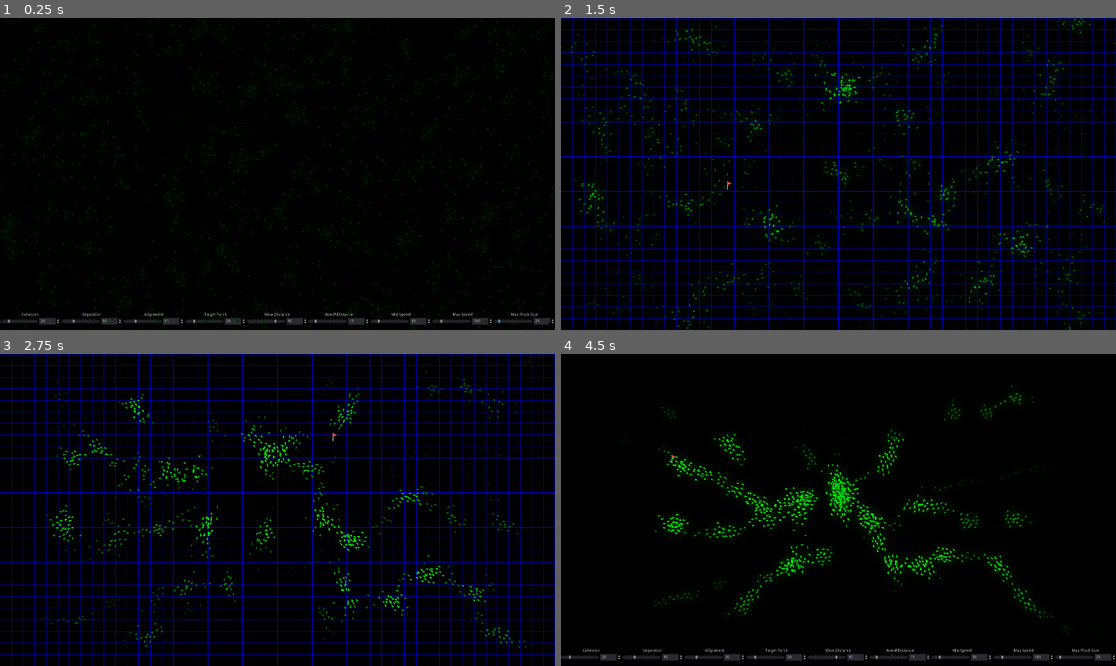
Above: before the commit, frames 1-4 (two rows, left to right).
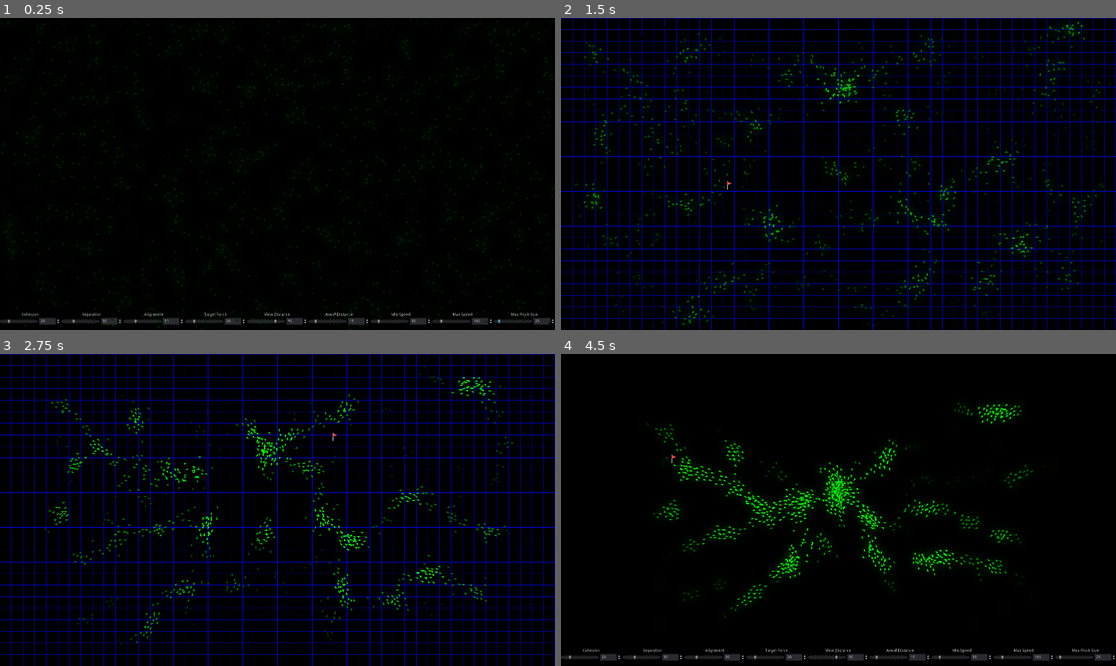
Above: after the commit, the same moments.

Repository: kyrick/godot-boids-acceleration-structure
Game: Godot game, scene res://Levels/RandomSpawn/RandomSpawn.tscn
Same seed, same stepped clock (60 frames per second), same inputs: the game is played once before the commit and once after it.
Inputs (mouse positions are in pixels of both pictures, inside the frame that each line leads up to):
- Up to frame 1 (0.25 s): no input
- Up to frame 2 (1.5 s): move the mouse to (838, 174) at 0.52 s; tap Space (toggle_controls) at 0.6 s; click (838, 174) at 0.67 s; move the mouse to (727, 189) at 1.27 s; tap G (toggle_grid) at 1.35 s; click (727, 189) at 1.42 s
- Up to frame 3 (2.75 s): move the mouse to (333, 441) at 2.02 s; tap V (toggle_view_radius) at 2.1 s; click (333, 441) at 2.17 s
- Up to frame 4 (4.5 s): move the mouse to (810, 572) at 2.77 s; tap Space (toggle_controls) at 2.85 s; click (810, 572) at 2.92 s; move the mouse to (1005, 556) at 3.52 s; tap G (toggle_grid) at 3.6 s; click (1005, 556) at 3.67 s; move the mouse to (672, 463) at 4.27 s; tap V (toggle_view_radius) at 4.35 s; click (672, 463) at 4.42 s

The runs differ from the first frame. In frame 1, 0.1% of the frame differs, in the area x 0-100%, y 0-100%; in frame 2, 1.5%; in frame 3, 2.4%; in frame 4, 3.2%, in the area x 15-92%, y 10-90%.

Commit message:
avoid screen edges

Diff:
--- a/Actors/Boid/Boid.gd
+++ b/Actors/Boid/Boid.gd
@@ -9,13 +9,15 @@
 export(float) var view_distance: = 50.0
 export(float) var avoid_distance: = 15.0
 export(int) var max_flock_size: = 15
+export(float) var screen_avoid_force: = 10.0
 
 onready var screen_size = get_viewport_rect().size
 
 
 var _target: Vector2
 var velocity: Vector2
-var target_follow = false
+var target_follow: = false
+var stay_on_screen: = true
 
 # a 2D array of "cells"
 var flock = []
@@ -33,7 +35,12 @@
 
 func process(delta):
 	position += velocity * delta
-	wrap_screen()
+
+	var screen_avoid_vector = Vector2.ZERO
+	if stay_on_screen:
+		screen_avoid_vector = avoid_screen_edge() * screen_avoid_force
+	else:
+		wrap_screen()
 
 	# get cohesion, alginment, and separation vectors
 	var vectors = get_flock_status()
@@ -44,7 +51,7 @@
 	var separation_vector = vectors[2] * separation
 	flock_size = vectors[3]
 
-	var acceleration = align_vector + cohesion_vector + separation_vector
+	var acceleration = align_vector + cohesion_vector + separation_vector + screen_avoid_vector
 	if target_follow:
 		var mouse_vector = global_position.direction_to(_target) * target_force
 		acceleration += mouse_vector
@@ -81,6 +88,7 @@
 				if d < avoid_distance:
 					avoid_vector -= other_pos - global_position
 
+
 	if other_count:
 		align_vector /= other_count
 		flock_center /= other_count
@@ -97,6 +105,19 @@
 	randomize()
 	return Vector2(rand_range(0, screen_size.x), rand_range(0, screen_size.y))
 
+
+func avoid_screen_edge():
+	var edge_avoid_vector: = Vector2.ZERO
+	if position.x - avoid_distance < 0:
+		edge_avoid_vector.x = 1
+	elif position.x + avoid_distance > screen_size.x:
+		edge_avoid_vector.x = -1
+	if position.y - avoid_distance < 0:
+		edge_avoid_vector.y = 1
+	elif position.y + avoid_distance > screen_size.y:
+		edge_avoid_vector.y = -1
+
+	return edge_avoid_vector.normalized()
 
 func wrap_screen():
 	position.x = wrapf(position.x, 0, screen_size.x)
--- a/Nodes/AccelStruct/AccelStructure.gd
+++ b/Nodes/AccelStruct/AccelStructure.gd
@@ -22,7 +22,10 @@
 
 
 func scale_point(vector: Vector2) -> Vector2:
-	return(vector / _scale).floor()
+	var scaled_point = (vector / _scale).floor()
+	scaled_point.x = min(max(scaled_point.x, 0), size.x)
+	scaled_point.y = min(max(scaled_point.y, 0), size.y)
+	return scaled_point
 
 
 func add_body(body: Node2D, scaled_point: Vector2) -> void:
@@ -30,27 +33,36 @@
 
 
 func get_bodies(scaled_point: Vector2):
-	var x = scaled_point.x
-	var y = scaled_point.y
+	# keep the points in bounds
+	var x = min(max(scaled_point.x, 0), size.x)
+	var y = min(max(scaled_point.y, 0), size.y)
 
 	var bodies = [_cells[x][y]]
 
-	var up = wrapi(y - 1, 0, size.y)
-	var down = wrapi(y + 1, 0, size.y)
-	var left = wrapi(x - 1, 0, size.x)
-	var right = wrapi(x + 1, 0, size.x)
+	var up = y - 1
+	var down = y + 1
+	var left = x - 1
+	var right = x + 1
 
 	# up
-	bodies.append(_cells[x][up])
-	bodies.append(_cells[left][up])
-	bodies.append(_cells[right][up])
+	if up > 0:
+		bodies.append(_cells[x][up])
+		if left > 0:
+			bodies.append(_cells[left][up])
+		if right <= size.x:
+			bodies.append(_cells[right][up])
 	# down
-	bodies.append(_cells[x][down])
-	bodies.append(_cells[left][down])
-	bodies.append(_cells[right][down])
+	if down <= size.y:
+		bodies.append(_cells[x][down])
+		if left > 0:
+			bodies.append(_cells[left][down])
+		if right <= size.x:
+			bodies.append(_cells[right][down])
 
 	# left and right
-	bodies.append(_cells[left][y])
-	bodies.append(_cells[right][y])
+	if left > 0:
+		bodies.append(_cells[left][y])
+	if right <= size.x:
+		bodies.append(_cells[right][y])
 
 	return bodies
